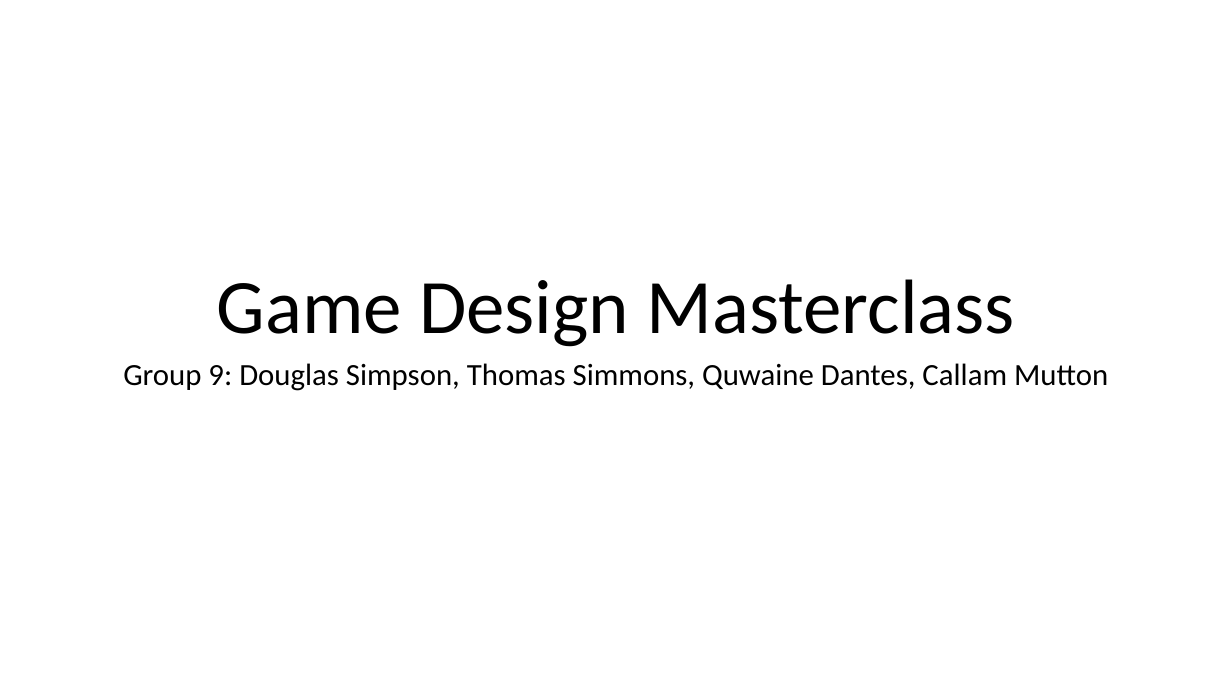
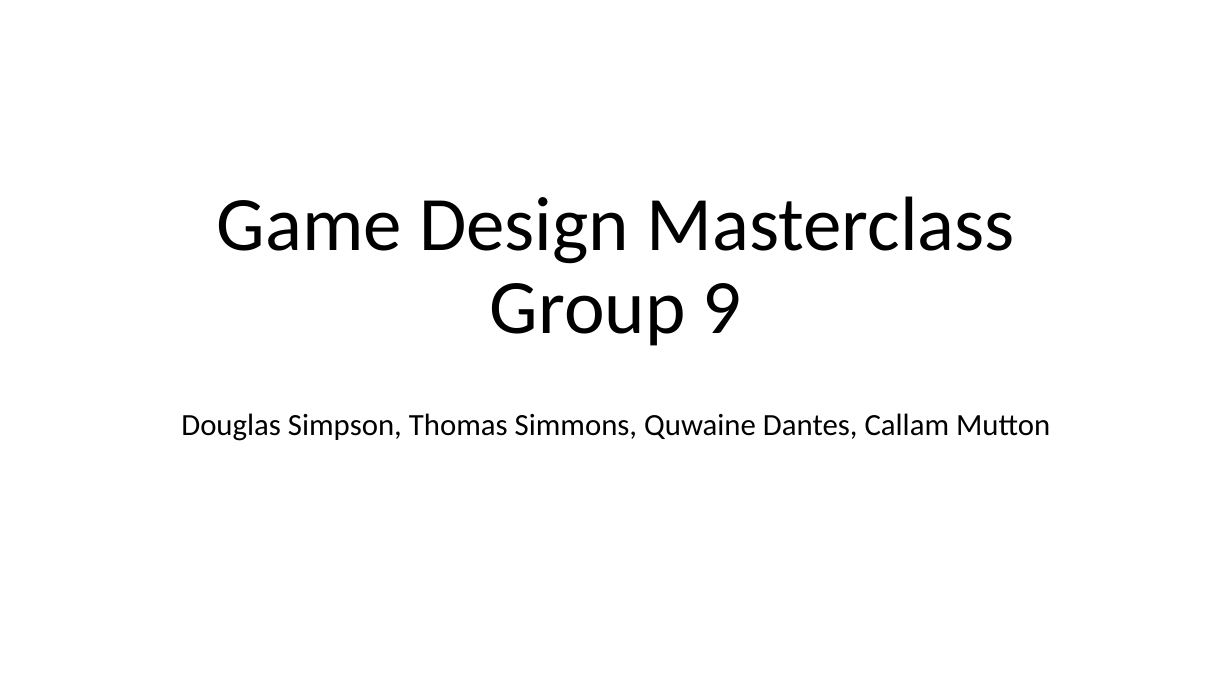
Before and after one commit to UoSGroupProjects1718/dm-bandai-namco-group-9, a slide deck: slide 1 of Presentations/Game Design Masterclass Presentation One.pptx. Drawn at 1232x693 pixels with LibreOffice and Linux fonts; fonts in the diff are those of the drawing. Boxes give left, top, right and bottom in pixels: in the first picture for what was removed or moved away, otherwise in the second. Text is boxed around its words. In the diff, an @@ line names an element or a change of style, - is before the commit and + after.

```diff
--- a/Presentations/Game Design Masterclass Presentation One.pptx
+++ b/Presentations/Game Design Masterclass Presentation One.pptx
@@ title at (x1=217, y1=196, x2=1015, y2=346): text changed @@
-Game Design Masterclass
+Game Design Masterclass Group 9
@@ subtitle at (x1=181, y1=413, x2=1050, y2=441): text changed @@
-Group 9: Douglas Simpson, Thomas Simmons, Quwaine Dantes, Callam Mutton
+Douglas Simpson, Thomas Simmons, Quwaine Dantes, Callam Mutton
```
Also in this commit, not shown: 7 other slides changed, 1 other file.
